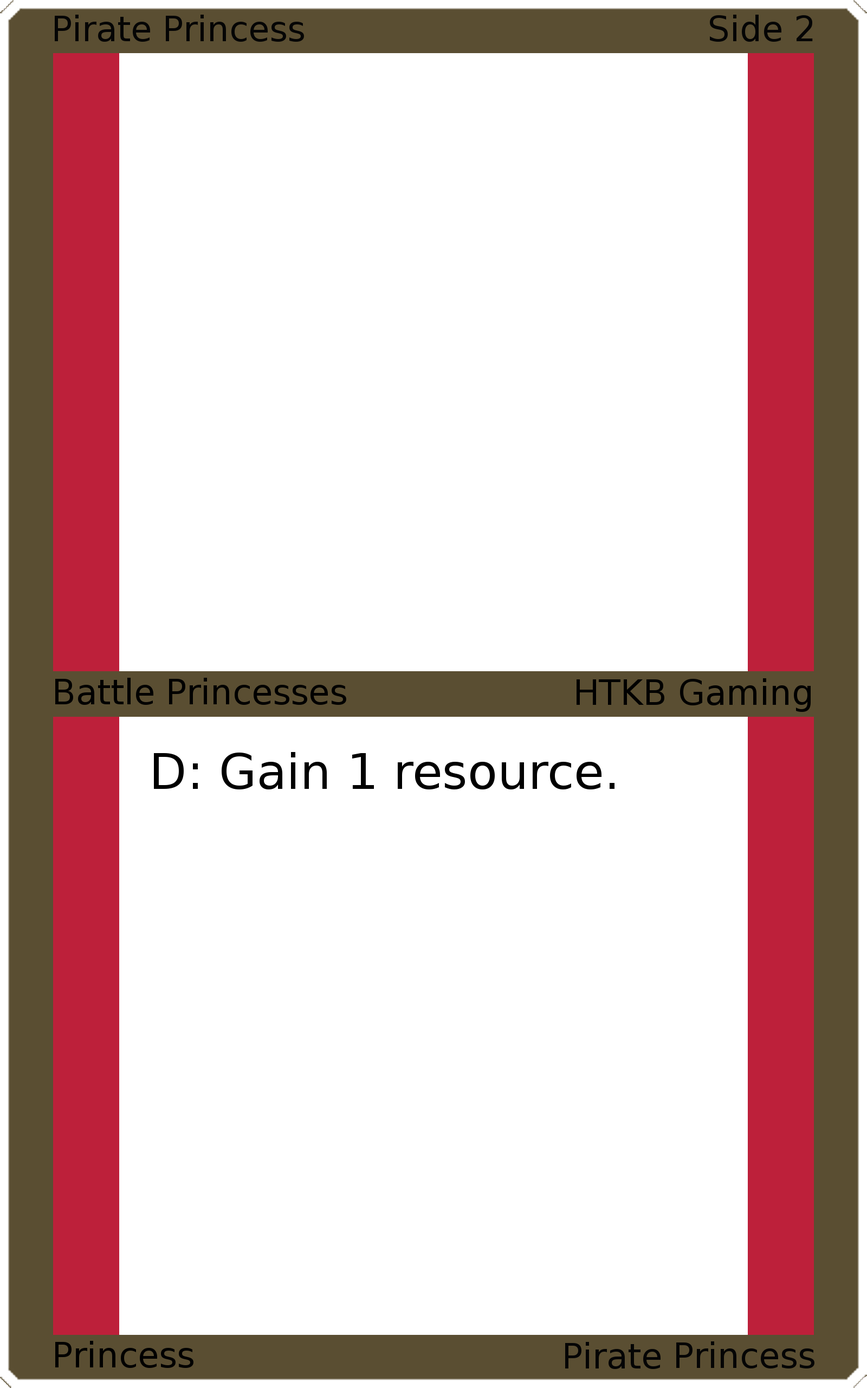
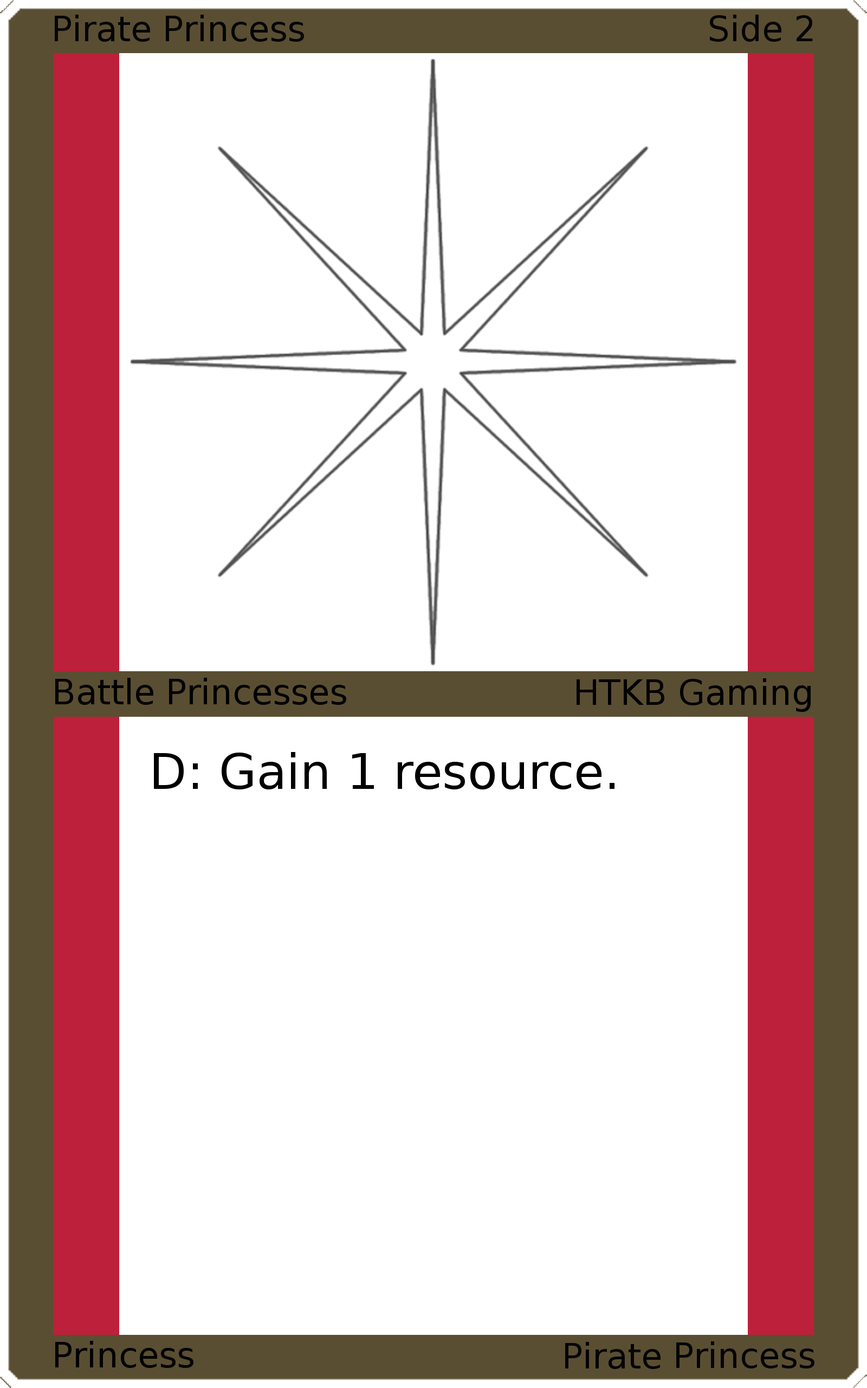
Revision of a layered 867px x 1388px image; what changed, layer by layer:
added layer "Art" above "Top Background" over (129, 57, 738, 666)
